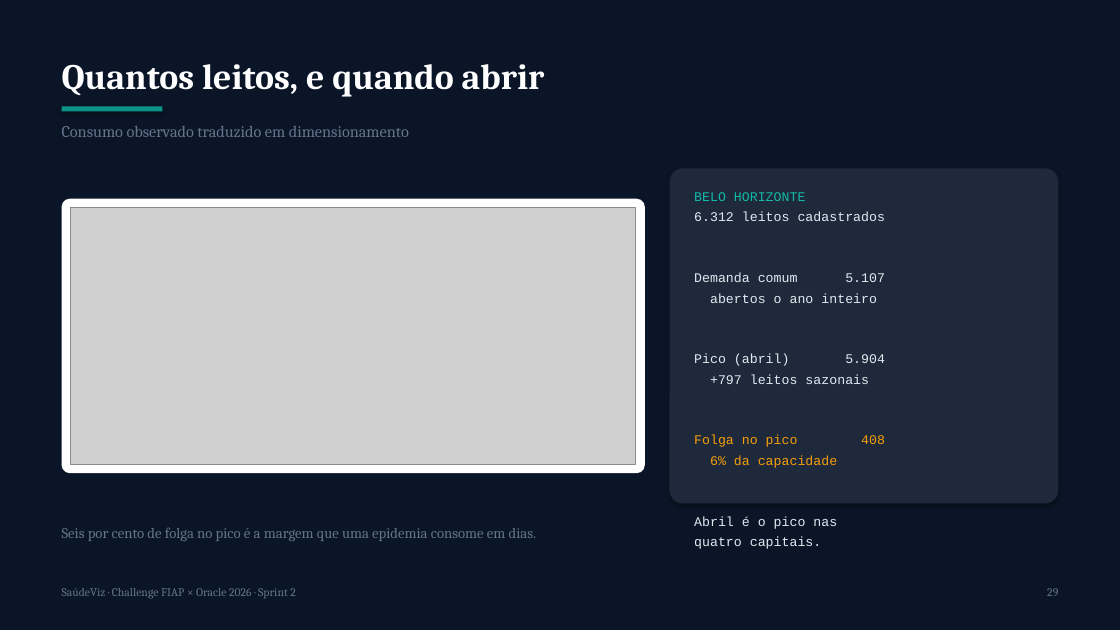
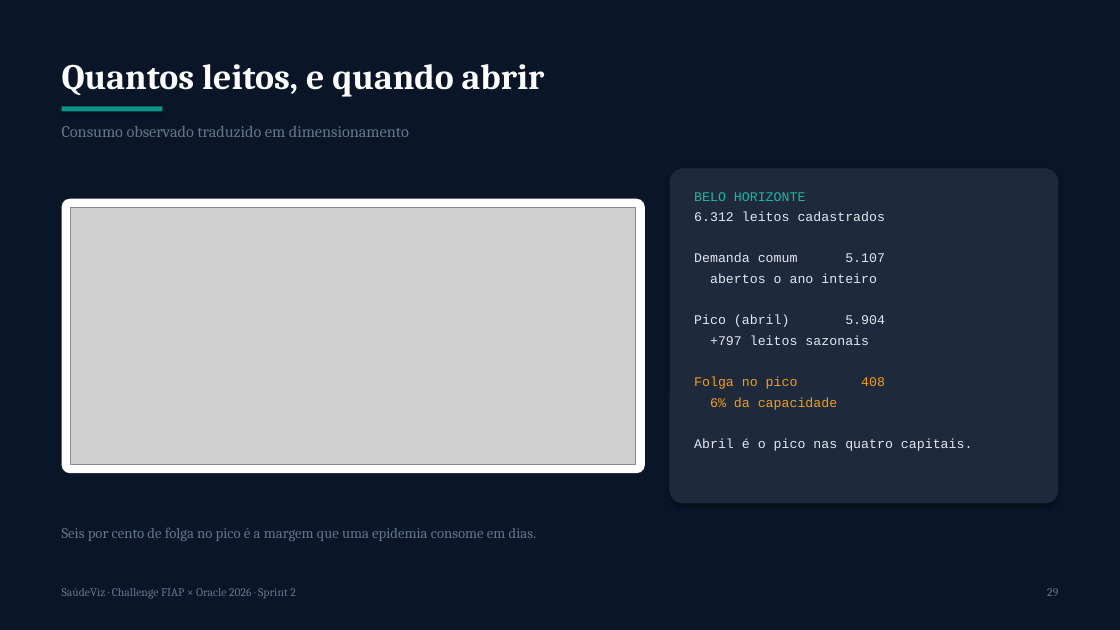
Before and after one commit to rm569173/saudeviz, a slide deck: slide 29 of EC_Sprint_2_1TSCO_EvidenciasConstrucao_SaudeViz_Lucas_Colen.pptx. Drawn at 1120x630 pixels with LibreOffice and Linux fonts; fonts in the diff are those of the drawing; grey boxes stand for pictures. Boxes give left, top, right and bottom in pixels: in the first picture for what was removed or moved away, otherwise in the second. Text is boxed around its words. In the diff, an @@ line names an element or a change of style, - is before the commit and + after.

```diff
--- a/EC_Sprint_2_1TSCO_EvidenciasConstrucao_SaudeViz_Lucas_Colen.pptx
+++ b/EC_Sprint_2_1TSCO_EvidenciasConstrucao_SaudeViz_Lucas_Colen.pptx
@@ text at bbox=[694, 438, 973, 451]: text changed @@
-Abril é o pico nas
-quatro capitais.
+Abril é o pico nas quatro capitais.
```
Also in this commit, not shown: 8 other slides changed, 1 slide added, 5 other files.
